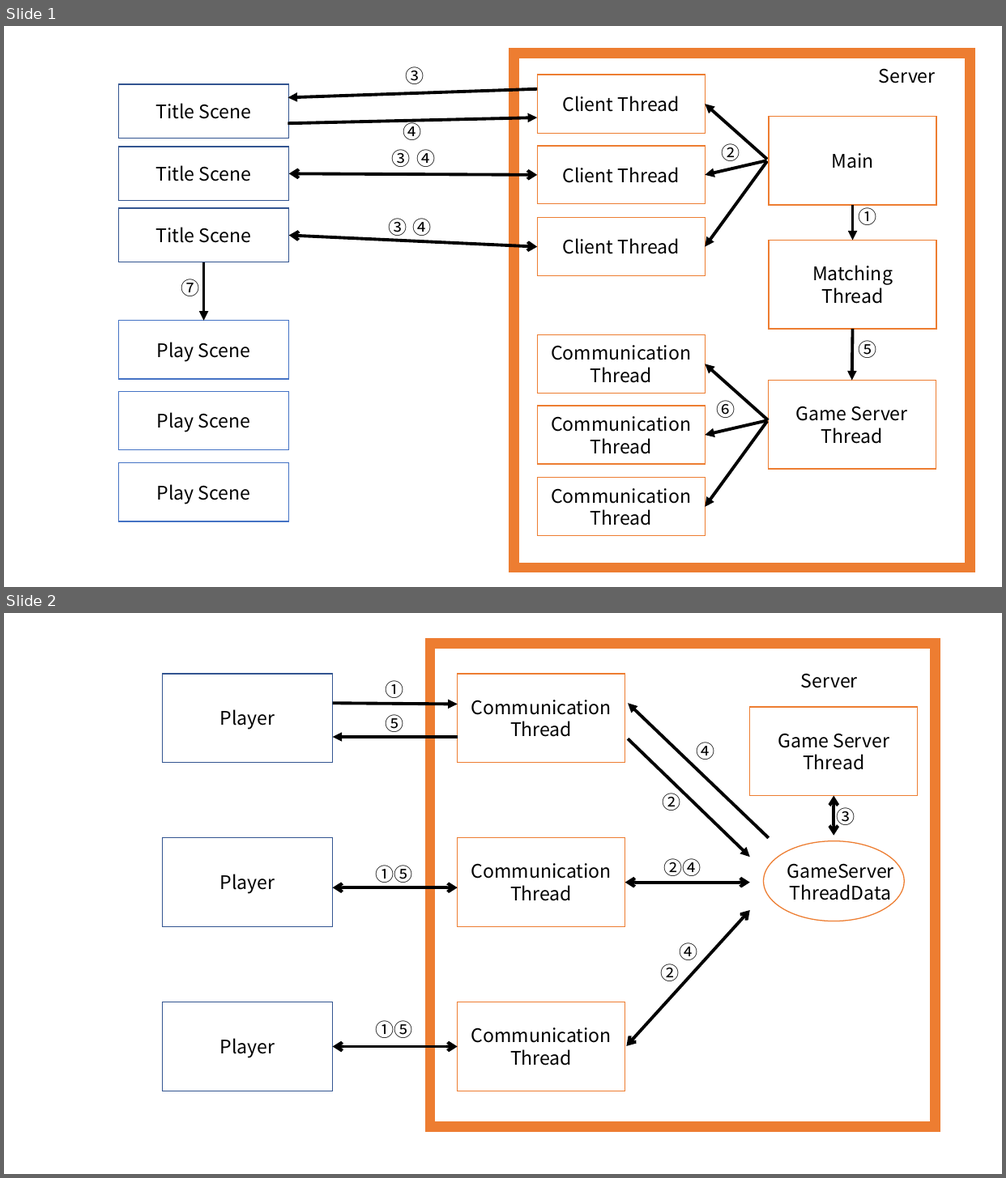
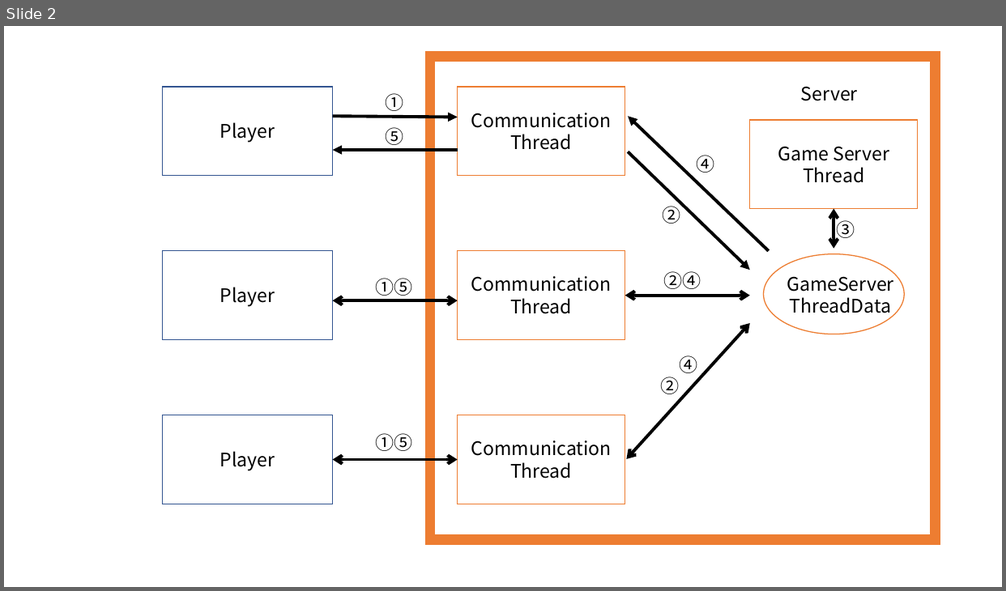
Before and after one commit to minlinea/Network_Gameprogramming, a slide deck: Document/넷겜플 하이레벨순서도.pptx. Shown one above the other, each under a label of ours: slides 1 and 2 before the commit, slide 2 after it. The pictures are 1006x1178 and 1006x591 pixels, drawn with LibreOffice and Linux fonts; fonts in the diff are those of the drawing. Boxes give left, top, right and bottom in pixels: in the first picture for what was removed or moved away, otherwise in the second. Text is boxed around its words. In the diff, an @@ line names an element or a change of style, - is before the commit and + after.

```diff
--- a/Document/넷겜플 하이레벨순서도.pptx
+++ b/Document/넷겜플 하이레벨순서도.pptx
@@ slide 1 removed at (4,26,1002,587), background #FFFFFF @@
@@ group removed at (118,54,970,569): 17 rectangles, 11 arrows, 11 texts, 2 double arrows @@
-Title Scene
-Matching
-Thread
-Title Scene
-Title Scene
-Game Server
-Thread
-Server
-②
-①
-Client Thread
-Client Thread
-Client Thread
-③
-Play Scene
-Play Scene
-Play Scene
-④
-⑦
-⑥
-Communication
-Thread
-Communication
-Thread
-Communication
-Thread
-Main
-④
-③
-④
-③
-⑤
```
Also in this commit, not shown: 1 slide added, 1 other file.
